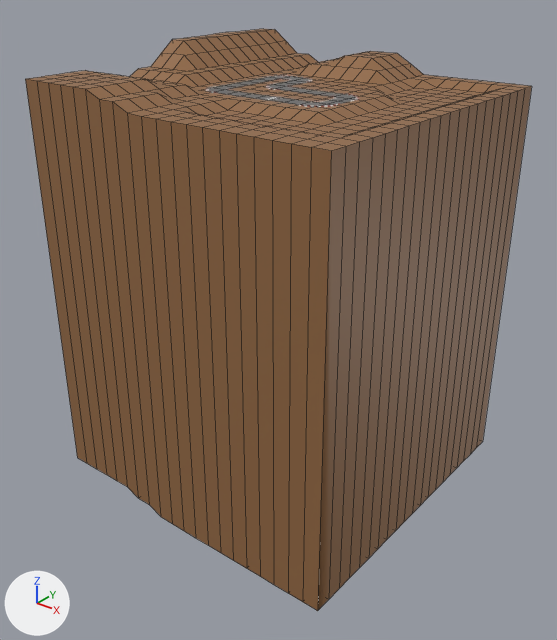
An edit to the FBX model Racing102/Assets/Meshes/Track.fbx, drawn before and after from the same camera.
One viewpoint serves both versions: a 50 mm lens placed at (273.0, -350.0, 73.0), pointed at (3.0, -12.0, -137.0). The lights are fixed; the arrows at lower left show +X, +Y and +Z. Mesh edges are drawn as thin lines on the coarser meshes. Where no turn or scale is listed for an object, it has been applied to the vertices. Vertices at the same position are counted once.

In view in the first picture: 'Plane', 'Track'.
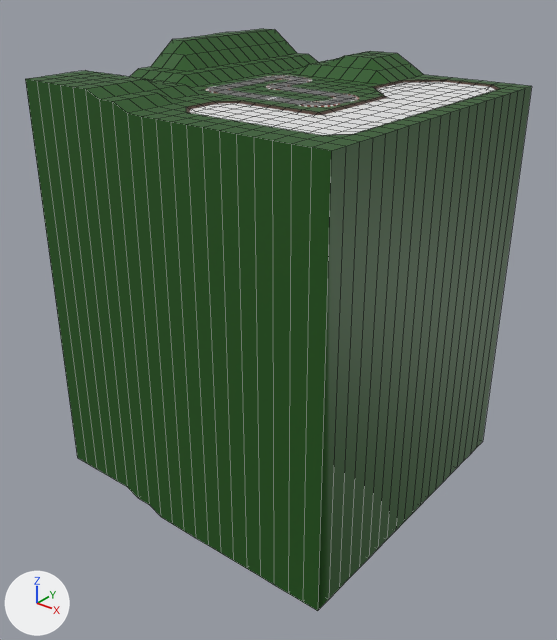
Commit message: lowpoly water

Edits to the scene script, one JSON object a line:
```json
{"block": "me_plane_017", "where": "# used by ob_plane; location = (0.0, 0.0, -0.2)"}
{"block": "me_plane_017", "where": "# verts and faces of me_plane_017; kept vertices keep their numbers, new ones are numbered from 882"}
{"block": "me_plane_017", "where": "# before: 99 (90.0, -80.0, 0.0) at pixel (339, 138), 100 (80.0, -80.0, 0.0) at pixel (320, 135), 118 (90.0, -70.0, 0.0) at pixel (352, 134), 119 (80.0, -70.0, -3.0)"}
{"block": "me_plane_017", "where": "# before: 108 (0.0, -80.0, 0.0) at pixel (186, 112), 109 (-10.0, -80.0, 0.0) at pixel (171, 109), 127 (0.0, -70.0, -3.0), 128 (-10.0, -70.0, 0.0) at pixel (186, 106), 165 (0.0, -50.0, -3.0) at pixel (227, 110)"}
{"block": "me_plane_017", "where": "# before: 166 (-10.0, -50.0, 0.0) at pixel (213, 101), 184 (0.0, -40.0, 0.0) at pixel (240, 100), 185 (-10.0, -40.0, 0.0) at pixel (226, 98)"}
{"op": "remove", "block": "me_plane_017", "code": "me_plane_017.from_pydata(...)  # 882 vertices, 880 faces; spans x -100.0..100.0, y -100.0..100.0, z -250.0..20.0"}
{"op": "add", "block": "me_plane_017", "code": "me_plane_017.from_pydata(...)  # 882 vertices, 890 faces; spans x -100.0..100.0, y -100.0..100.0, z -250.0..20.0"}
{"block": "me_plane_017", "change": "me_plane_017 part 1"}
{"op": "add", "block": "me_plane_017", "code": "delete_faces([(99, 118, 119, 100)])"}
{"op": "add", "block": "me_plane_017", "code": "faces += [(99, 118, 100), (100, 118, 119)]"}
{"block": "me_plane_017", "change": "me_plane_017 part 2"}
{"op": "add", "block": "me_plane_017", "code": "delete_faces([(165, 184, 185, 166), (108, 127, 128, 109)])"}
{"op": "add", "block": "me_plane_017", "code": "faces += [(108, 127, 128), (108, 128, 109), (165, 184, 166), (166, 184, 185)]"}
{"block": "me_plane_017", "change": "me_plane_017 part 3"}
{"block": "me_plane_017", "change": "4 faces are deleted"}
{"block": "me_plane_017", "change": "8 new faces join them"}
{"block": "me_plane_017", "change": "me_plane_017 part 4"}
{"block": "me_plane_017", "change": "3 faces are deleted"}
{"block": "me_plane_017", "change": "6 new faces join them"}
{"block": "me_plane_017", "change": "me_plane_017 part 5: 870 kept faces spanning x -100.0..100.0, y -100.0..100.0, z -250.0..20.0 get new texture (UV) coordinates"}
{"op": "add", "block": "me_plane_003", "code": ["me_plane_003 = bpy.data.meshes.new('Plane.003')", "me_plane_003.from_pydata(...)  # 142 vertices, 112 faces; spans x -81.0..21.0, y -64.0..109.0, z 3.0"]}
{"op": "add", "block": "ob_water", "code": ["ob_water = bpy.data.objects.new('Water', me_plane_003)", "ob_water.location = (70.2, -17.0, -4.1)"]}
```

Location of each change, (x1, y1, x2, y2) in pixels of the pictures (557 x 640 px):
```json
{"object": "Water", "change": "added", "after": [190, 82, 495, 135]}
{"part": 1, "of": "me_plane_017", "change": "built on", "before": [322, 134, 352, 138], "after": [322, 134, 352, 138]}
{"part": 2, "of": "me_plane_017", "change": "built on", "before": [174, 99, 240, 114], "after": [174, 99, 240, 113]}
{"part": 3, "of": "me_plane_017", "change": "built on", "before": [365, 87, 409, 104], "after": [365, 87, 388, 98]}
{"part": 4, "of": "me_plane_017", "change": "built on", "before": [399, 78, 508, 93], "after": [399, 78, 508, 90]}
{"part": 5, "of": "me_plane_017", "change": "surface changed", "before": [25, 29, 532, 611], "after": [25, 29, 532, 611], "on screen": "brown to green"}
```
